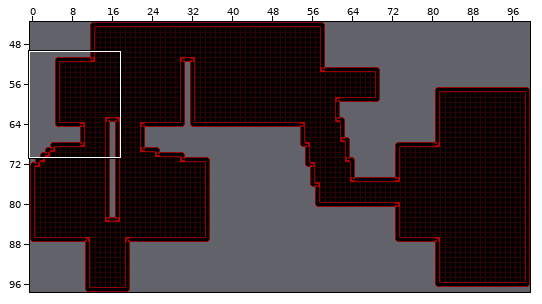
Tiled map -- android/assets/maps/level3.tmx. The first picture is a wide view before the edit; the outline marks the close-up.
Close-up. As it was:
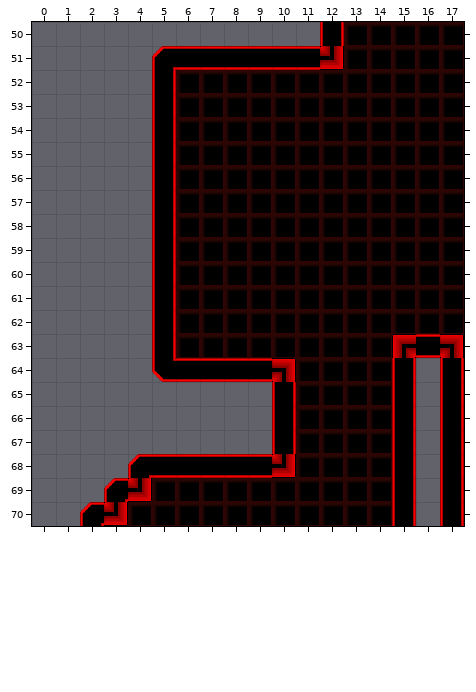
Cells are 32x32 px. Shown: x 0..17, y 50..70. The commit also changed other parts of the map, which this record leaves out. Tiles whose own drawing changed are shown in their newer look in all pictures.
The result:
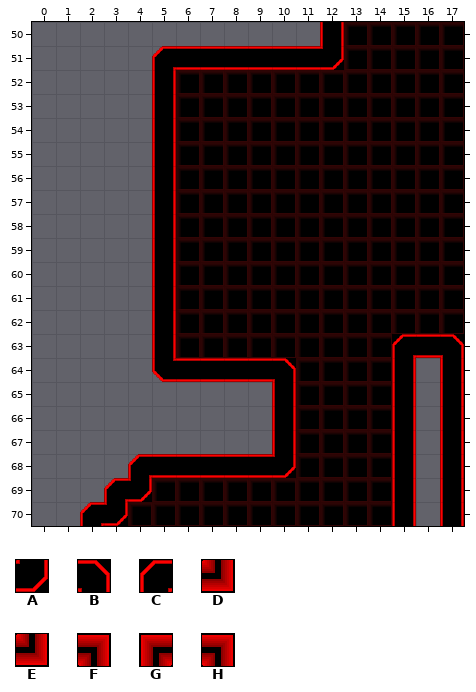
Key: from "tiles": A 59 "wall", B 59 flipped up-down "wall", C 59 turned 180 "wall", D 61 "wall", E 61 flipped on the diagonal "wall", F 61 flipped up-down "wall", G 61 turned 180 "wall", H 61 turned 270 "wall".
_ is an empty cell.
Tiles replaced or removed in this view: D, E, F, G, H.
Change:
Changed rows in their new state; . is an unchanged cell.
Layer "tiles":
first column x 12:
51 A
first column x 10:
63 .....C.B
64 B.......
first column x 3:
68 .......A
69 .A......
70 A.......
Pixel boxes of the changes (left, top, right, bottom) in both close-ups:
changed: (320, 46, 344, 70)
changed: (392, 334, 416, 358)
changed: (440, 334, 464, 358)
changed: (272, 358, 296, 382)
changed: (272, 454, 296, 478)
changed: (104, 478, 152, 526)
